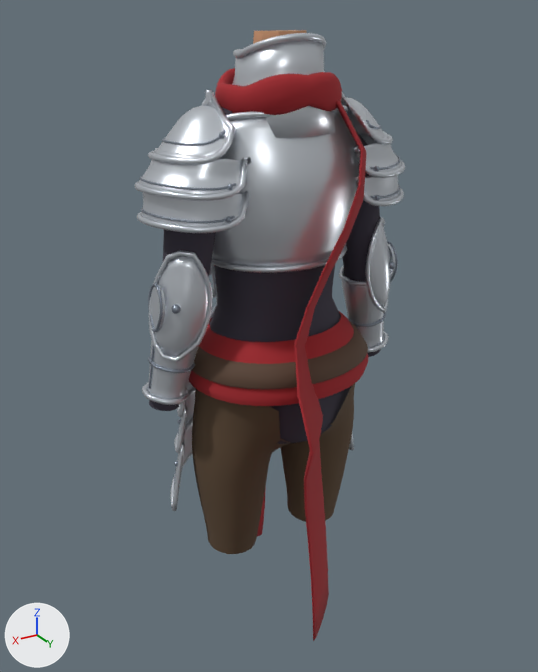
A saved change to the glTF model assets/models/gear/a_whiteknight_f.glb.
Before and after are seen from a 50 mm camera at (0.729, 1.191, 1.556) aimed at (0.028, 0.022, 0.972). Arrows for +X, +Y and +Z are at lower left; the lights stay in place. The picture after the commit comes second. Vertices at exactly the same position are counted once.

Names of what the first picture shows: 'Pants', 'Sleeves', 'Under', 'WhiteKnight' and 1 more.
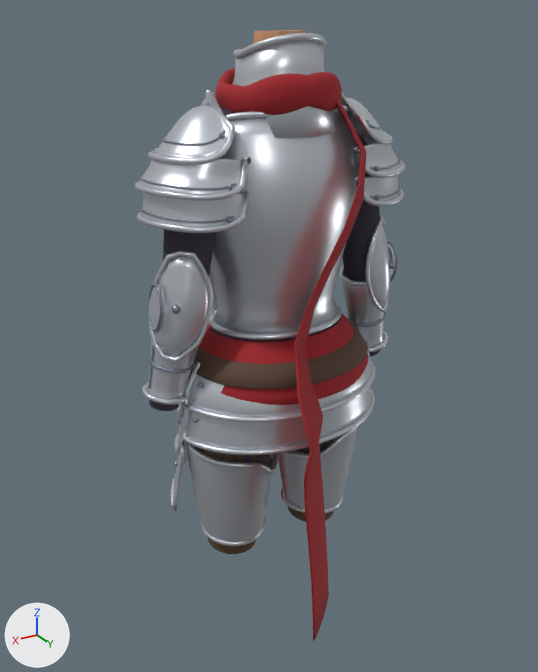
Diff of the bpy script that builds the scene:
```diff
--- a/assets/models/gear/a_whiteknight_f.glb.py
+++ b/assets/models/gear/a_whiteknight_f.glb.py
@@ me_whiteknight @@
 # used by ob_whiteknight; location = (0.0, 0.0, 0.0)
-me_whiteknight.from_pydata(...)  # 29965 vertices, 58520 faces; spans x -0.289..0.289, y -0.211..0.337, z 0.318..1.53
+me_whiteknight.from_pydata(...)  # 32971 vertices, 64384 faces; spans x -0.289..0.289, y -0.211..0.337, z 0.318..1.53
+# me_whiteknight part 1: a new loose piece of 400 vertices spanning x 0.001..0.199, y -0.109..0.107, z 0.686..0.758, in mat_wk_plate
+# me_whiteknight part 2: a new loose piece of 400 vertices spanning x -0.199..-0.002, y -0.109..0.107, z 0.687..0.758, in mat_wk_plate
+# me_whiteknight part 3: a new loose piece of 336 vertices spanning x 0.031..0.175, y -0.079..0.069, z 0.525..0.544, in mat_wk_plate
+# me_whiteknight part 4: a new loose piece of 336 vertices spanning x -0.175..-0.031, y -0.079..0.069, z 0.525..0.544, in mat_wk_plate
+# me_whiteknight part 5: a new loose piece of 324 vertices spanning x -0.214..0.214, y 0.016..0.173, z 0.868..0.95, in mat_wk_plate
+# me_whiteknight part 6: a new loose piece of 324 vertices spanning x -0.22..0.22, y 0.019..0.167, z 0.797..0.879, in mat_wk_plate
+# me_whiteknight part 7: a new loose piece of 297 vertices spanning x -0.22..0.221, y 0.011..0.18, z 0.863..0.951, in mat_wk_plate
+# me_whiteknight part 8: a new loose piece of 297 vertices spanning x -0.227..0.227, y 0.013..0.174, z 0.792..0.88, in mat_wk_plate
+# me_whiteknight part 9: 2 vertices moved within x -0.118..0.118, y 0.079, z 1.206; 1029 vertices removed from x -0.164..0.164, y -0.05..0.135, z 1.134..1.4; 1029 vertices added at x -0.164..0.164, y -0.05..0.134, z 1.001..1.401
+# other edits to the shape of me_whiteknight do not show in these pictures
 me_whiteknight.materials.append(mat_wk_plate)
@@ me_cuisser_001 @@
+me_cuisser_001.from_pydata(...)  # 460 vertices, 832 faces; spans x -0.196..-0.019, y -0.104..0.104, z 0.531..0.753
+me_cuisser_001.materials.append(mat_wk_plate)
@@ me_cuissel_001 @@
+me_cuissel_001.from_pydata(...)  # 460 vertices, 832 faces; spans x 0.019..0.196, y -0.104..0.104, z 0.531..0.753
+me_cuissel_001.materials.append(mat_wk_plate)
@@ ob_cuisser @@
+ob_cuisser = bpy.data.objects.new('CuisseR', me_cuisser_001)
+ob_cuisser.location = (0.0, 0.0, 0.0)
@@ ob_cuissel @@
+ob_cuissel = bpy.data.objects.new('CuisseL', me_cuissel_001)
+ob_cuissel.location = (0.0, 0.0, 0.0)
```

Where the change shows, as pixel boxes (x1, y1, x2, y2) in the pictures (538 x 672 px; the box of a moved part takes in the faces that stretch with it):
'CuisseL', added: after (187, 446, 272, 542)
'CuisseR', added: after (278, 427, 358, 510)
part 1 of me_whiteknight, added: after (186, 442, 279, 475)
part 2 of me_whiteknight, added: after (284, 426, 358, 459)
part 3 of me_whiteknight, added: after (200, 516, 266, 546)
part 4 of me_whiteknight, added: after (281, 487, 343, 513)
part 5 of me_whiteknight, added: after (188, 352, 372, 417)
part 6 of me_whiteknight, added: after (186, 387, 372, 449)
part 7 of me_whiteknight, added: after (183, 361, 376, 423)
part 8 of me_whiteknight, added: after (181, 389, 375, 455)
part 9 of me_whiteknight, moved or reshaped: before (211, 111, 359, 273); after (209, 111, 359, 340)
'Pants', unchanged, covered by the edit: before (192, 383, 355, 554); after (196, 440, 334, 554)
'Under', unchanged, covered by the edit: before (209, 265, 351, 444); after (199, 317, 341, 465)
